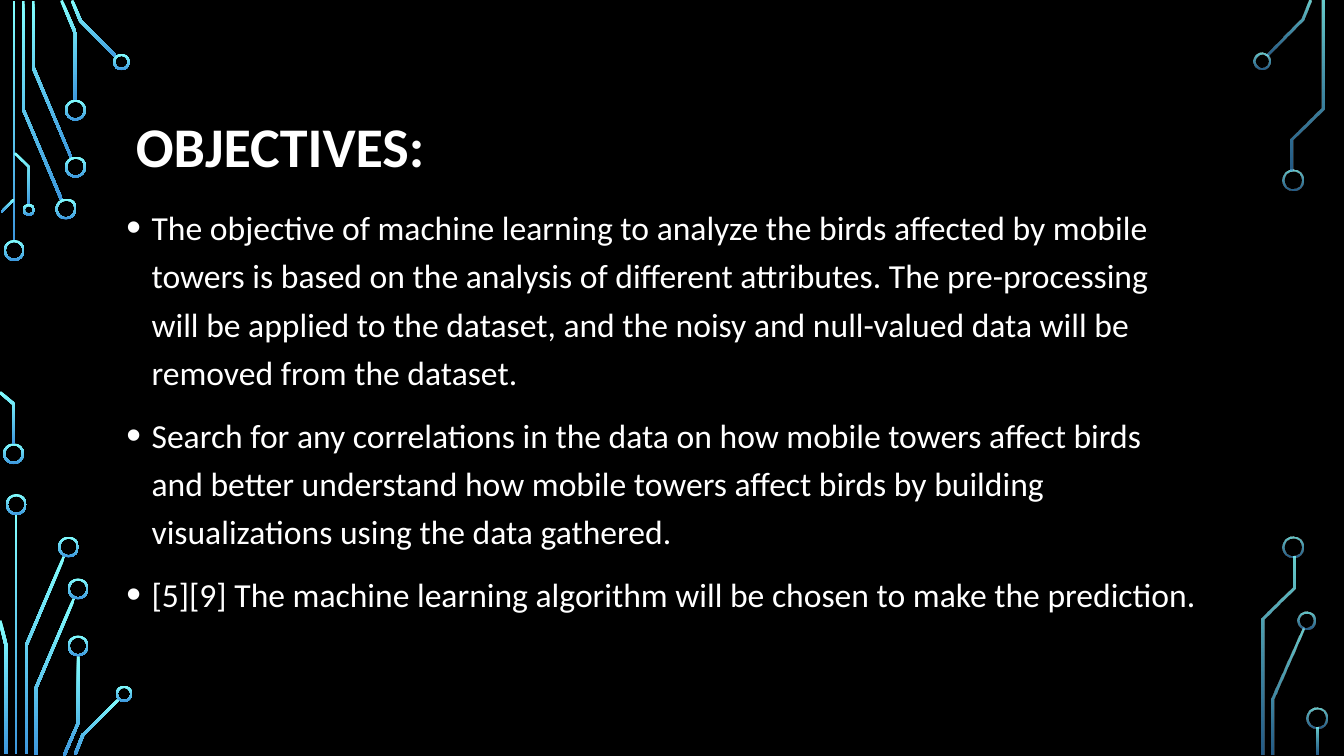
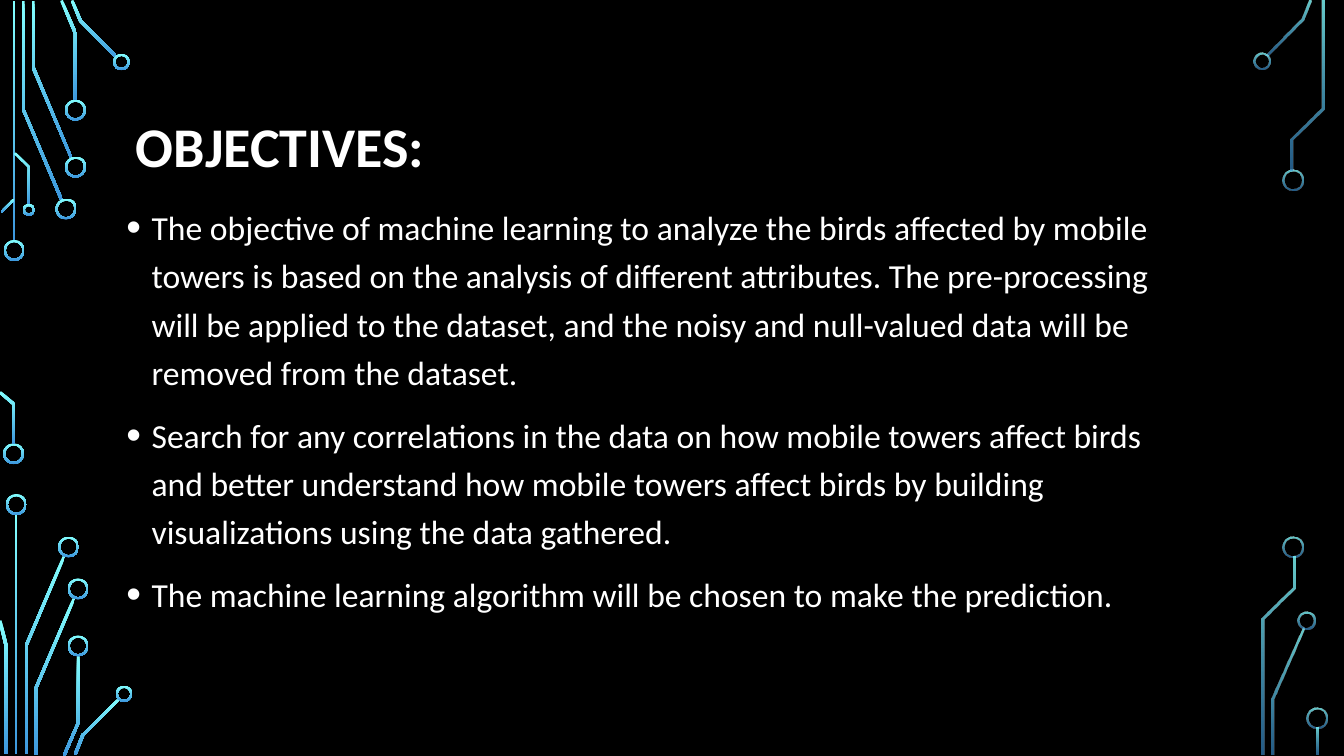
Before and after one commit to BukkaNikitha/Impact-of-Mobile-Towers-on-Birds, a slide deck: slide 5 of Final PPT.pptx. Drawn at 1344x756 pixels with LibreOffice and Linux fonts; fonts in the diff are those of the drawing; background and template pictures are left out. Boxes give left, top, right and bottom in pixels: in the first picture for what was removed or moved away, otherwise in the second. Text is boxed around its words. In the diff, an @@ line names an element or a change of style, - is before the commit and + after.

```diff
--- a/Final PPT.pptx
+++ b/Final PPT.pptx
@@ text at (x1=152, y1=583, x2=1113, y2=613): text changed @@
-• [5][9] The machine learning algorithm will be chosen to make the prediction.
+• The machine learning algorithm will be chosen to make the prediction.
```
Also in this commit, not shown: 3 other slides changed, 2 slides added.
